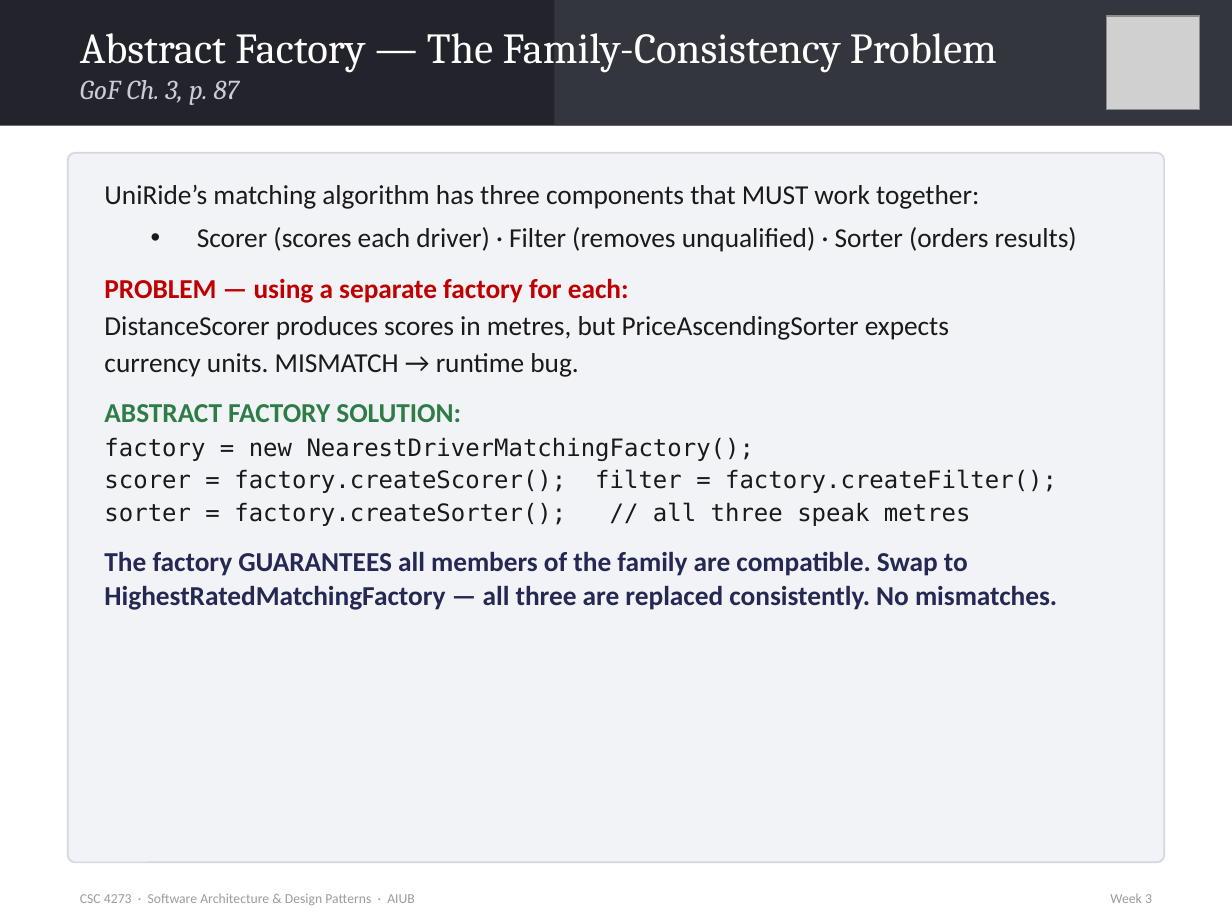
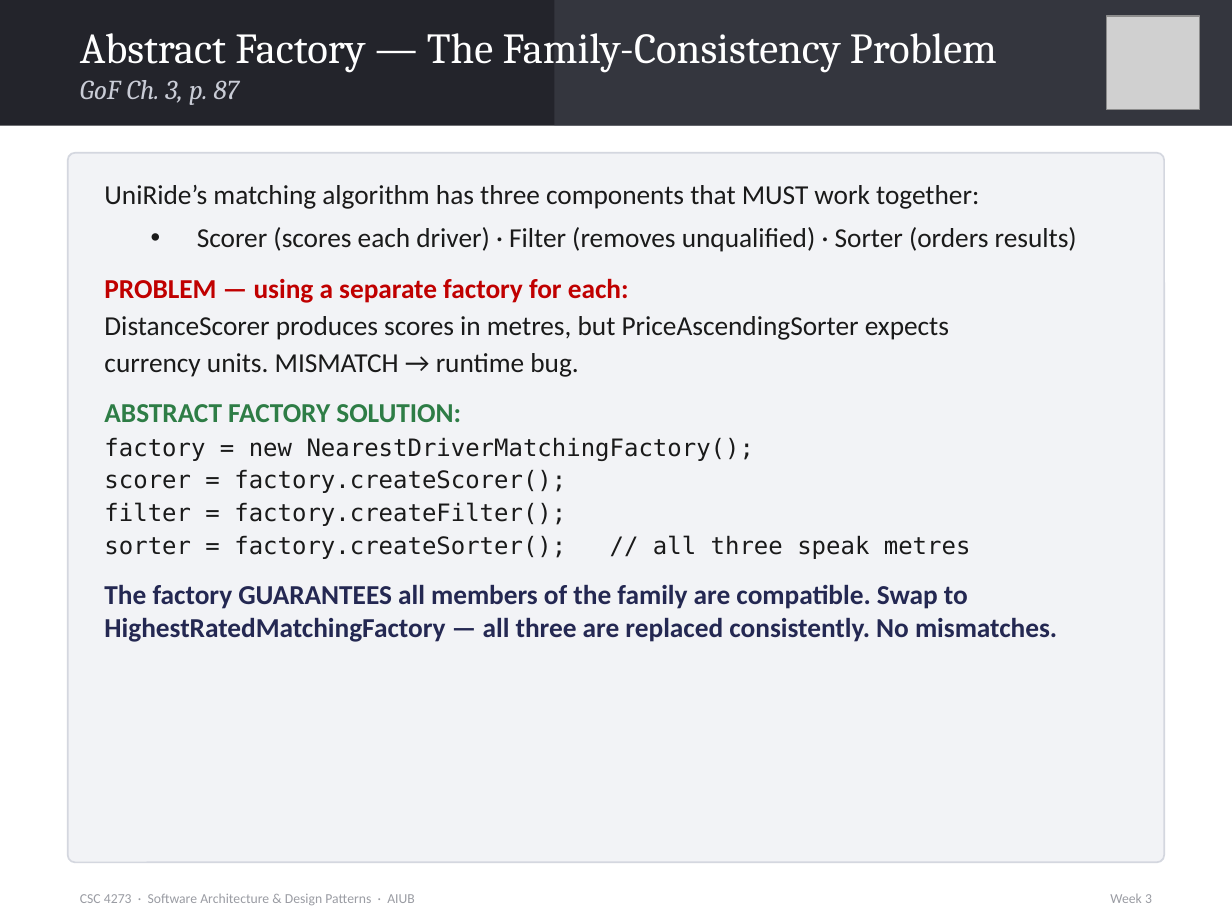
Before and after one commit to alamin200290/teaching-sadp-summer2025-2026-sec-ab, a slide deck: slide 20 of week-3/Week_03_SADP_Creational_Patterns_details.pptx (slide 18 before the commit). Drawn at 1232x924 pixels with LibreOffice and Linux fonts; fonts in the diff are those of the drawing; grey boxes stand for pictures. Boxes give left, top, right and bottom in pixels: in the first picture for what was removed or moved away, otherwise in the second. Text is boxed around its words. In the diff, an @@ line names an element or a change of style, - is before the commit and + after.

```diff
--- a/week-3/Week_03_SADP_Creational_Patterns_details.pptx
+++ b/week-3/Week_03_SADP_Creational_Patterns_details.pptx
@@ text at <box>104,469,566,526</box>: text changed @@
-  scorer = factory.createScorer(); filter = factory.createFilter();
+  scorer = factory.createScorer();
+  filter = factory.createFilter();
```
Also in this commit, not shown: 5 other slides changed, 4 slides added.
